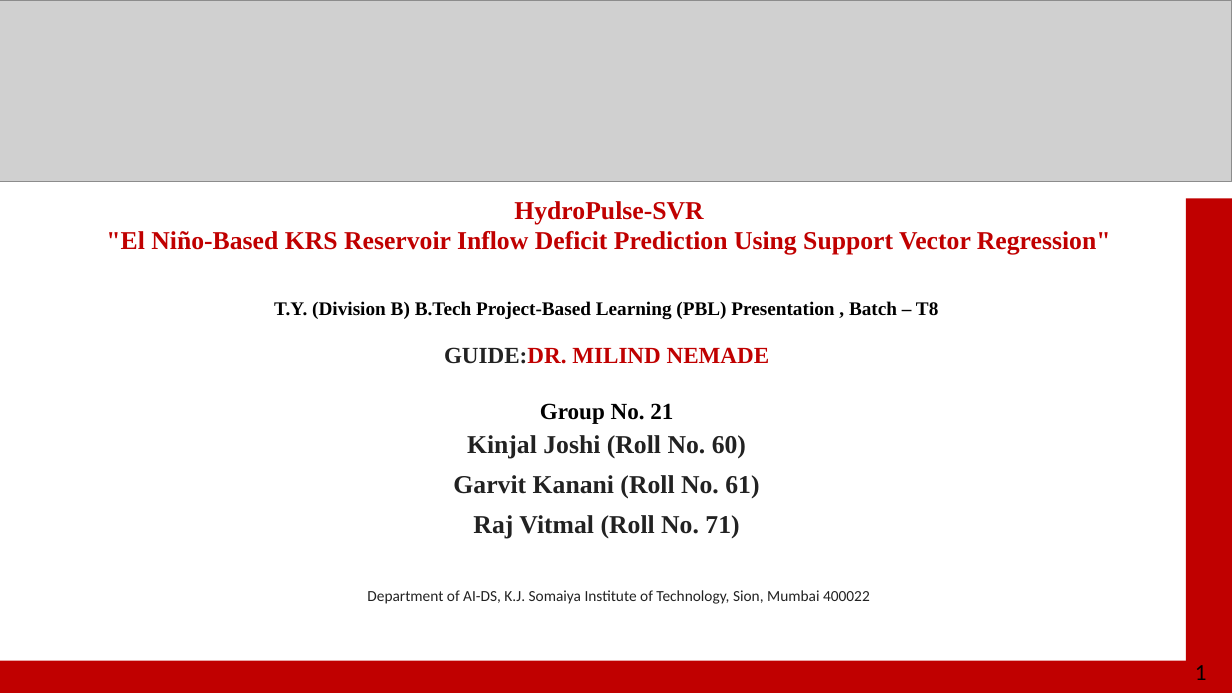
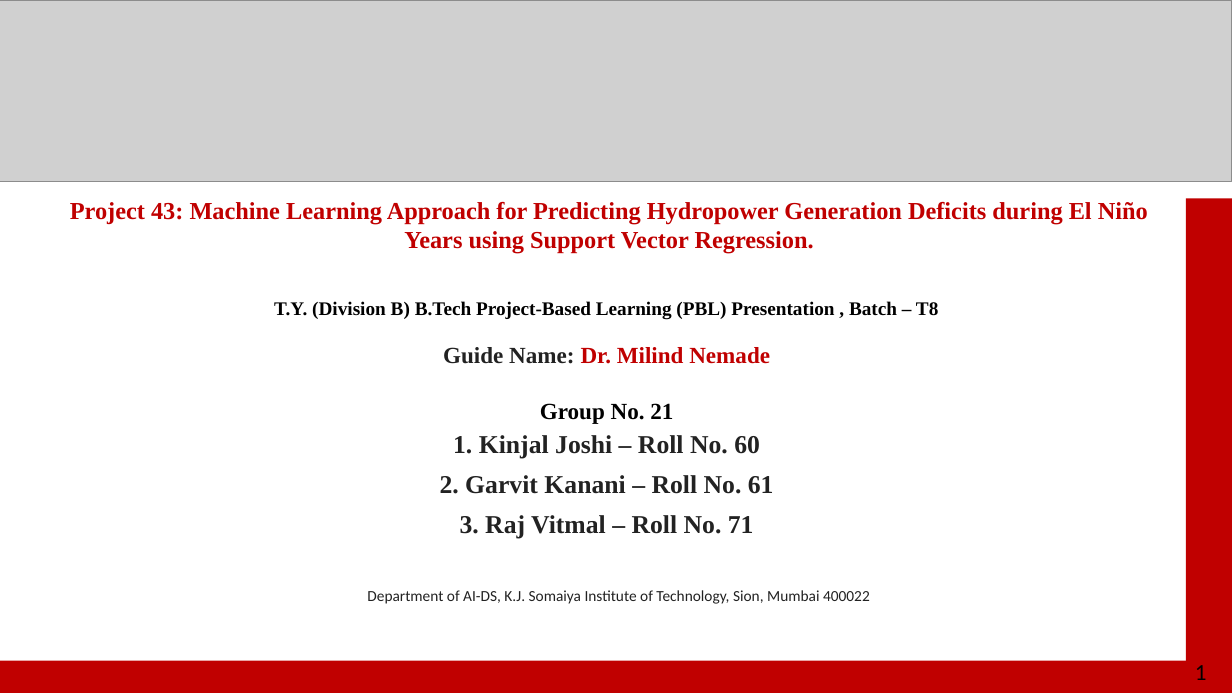
Before and after one commit to kinjaljoshi05/HydroPulse, a slide deck: slide 1 of HydroPulse-SVR_Presentation.pptx. Drawn at 1232x693 pixels with LibreOffice and Linux fonts; fonts in the diff are those of the drawing; grey boxes stand for pictures. Boxes give left, top, right and bottom in pixels: in the first picture for what was removed or moved away, otherwise in the second. Text is boxed around its words. In the diff, an @@ line names an element or a change of style, - is before the commit and + after.

Commit message:
Update HydroPulse project with latest changes

```diff
--- a/HydroPulse-SVR_Presentation.pptx
+++ b/HydroPulse-SVR_Presentation.pptx
@@ text at [70,202,1148,254]: text changed; size 20 to 19 pt @@
-HydroPulse-SVR
-"El Niño-Based KRS Reservoir Inflow Deficit Prediction Using Support Vector Regression"
+Project 43: Machine Learning Approach for Predicting Hydropower Generation Deficits during El Niño Years using Support Vector Regression.
@@ text at [443,347,770,364]: text changed @@
-GUIDE:DR. MILIND NEMADE
+Guide Name: Dr. Milind Nemade
@@ text at [440,435,774,539]: text changed @@
-Kinjal Joshi (Roll No. 60)
-Garvit Kanani (Roll No. 61)
-Raj Vitmal (Roll No. 71)
+1. Kinjal Joshi – Roll No. 60
+2. Garvit Kanani – Roll No. 61
+3. Raj Vitmal – Roll No. 71
```
Also in this commit, not shown: 7 other files.
